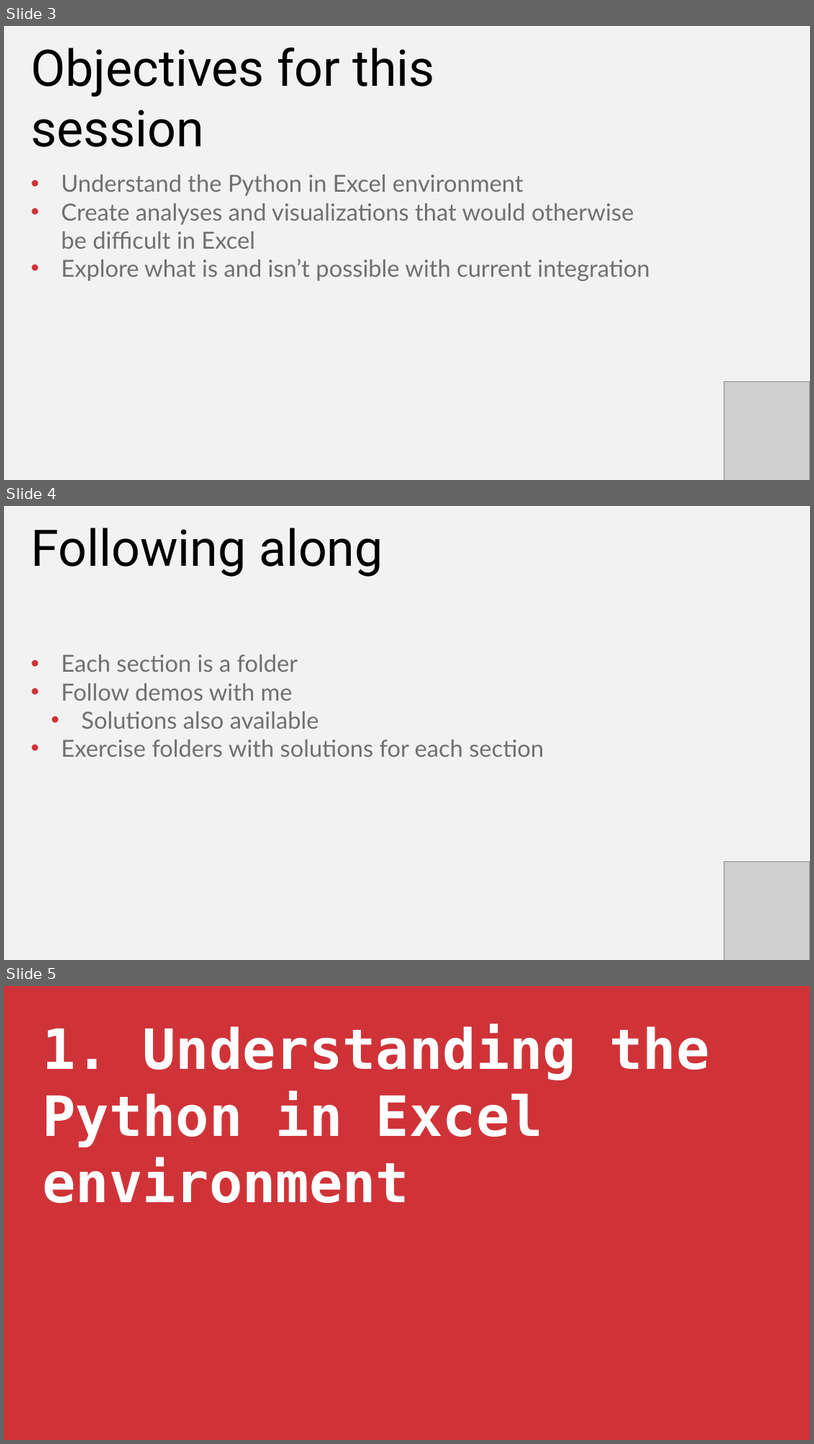
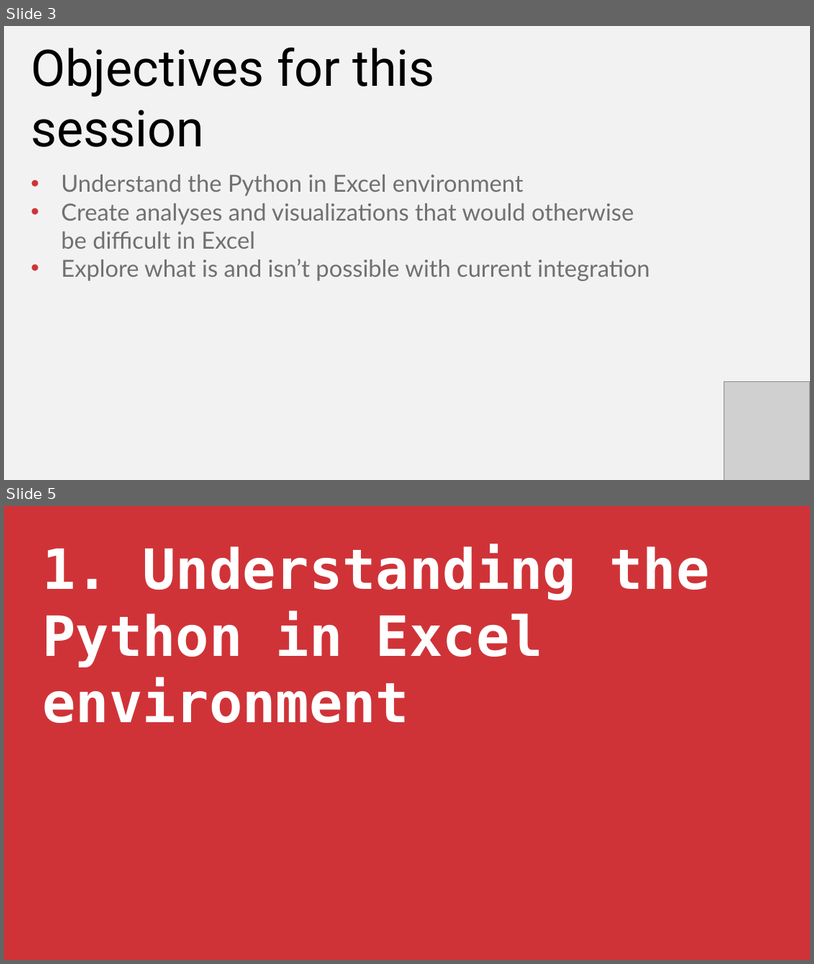
Before and after one commit to stringfestdata/xlgs-2024-pie, a slide deck: xlgs-python-in-excel-first-steps.pptx. Shown one above the other, each under a label of ours: slides 3, 4 and 5 before the commit, slides 3 and 5 after it; the slides between them are not shown. The pictures are 814x1444 and 814x964 pixels, drawn with LibreOffice and Linux fonts; fonts in the diff are those of the drawing; grey boxes stand for pictures. Boxes give left, top, right and bottom in pixels: in the first picture for what was removed or moved away, otherwise in the second. Text is boxed around its words. In the diff, an @@ line names an element or a change of style, - is before the commit and + after.

```diff
--- a/xlgs-python-in-excel-first-steps.pptx
+++ b/xlgs-python-in-excel-first-steps.pptx
@@ slide 4 removed at [4, 506, 810, 960], background #F2F2F2 @@
@@ text removed at [31, 528, 383, 577] @@
-Following along
@@ text removed at [61, 654, 544, 757] @@
-• Each section is a folder
-• Follow demos with me
-  • Solutions also available
-• Exercise folders with solutions for each section
@@ picture removed at [725, 861, 810, 960] @@
```
Also in this commit, not shown: 1 slide added, 1 other file.
